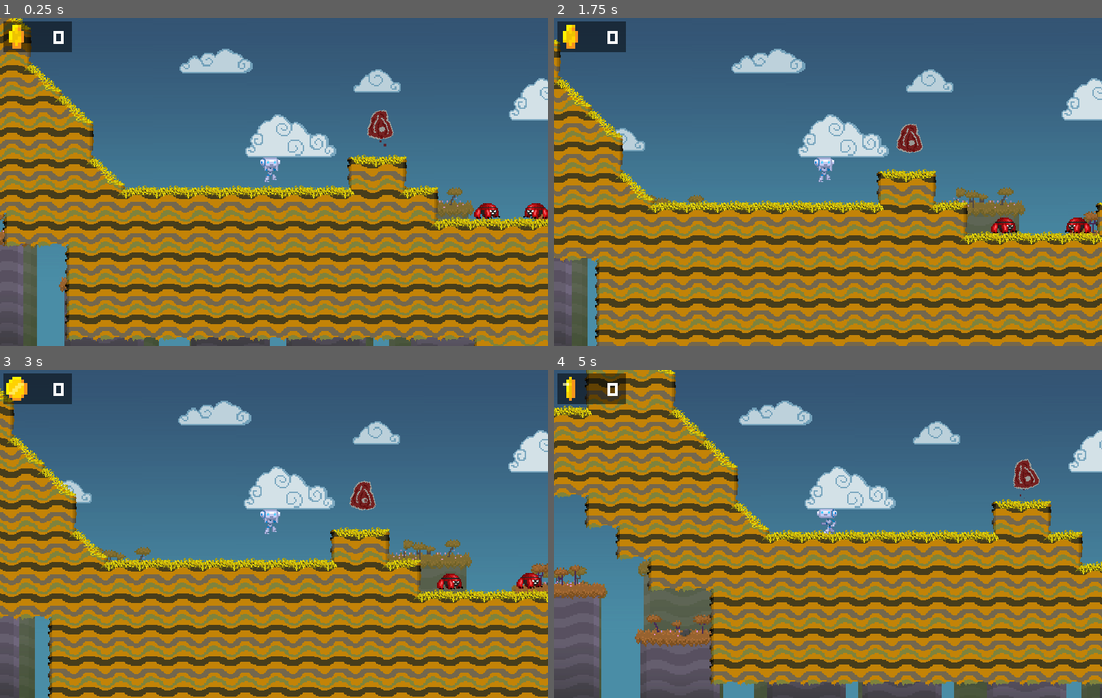
Above: before the commit, frames 1-4 (two rows, left to right).
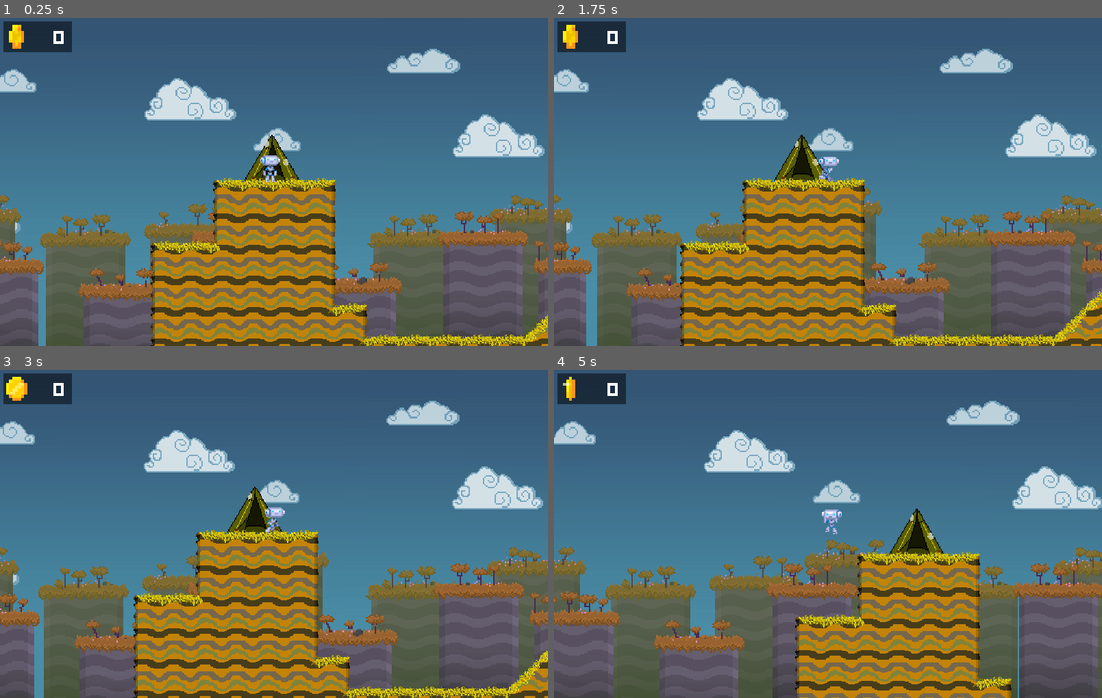
Above: after the commit, the same moments.

Repository: fr4nt1x/project_heart
Game: Godot game, scene res://src/Main/Game.tscn
The game is run twice, just before and just after one commit, with the same random seed, the same clock (stepped at 60 frames per second) and the same inputs.
Inputs:
- Up to frame 1 (0.25 s): no input
- Up to frame 2 (1.75 s): hold Tab (splitscreen) 0.53-1.28 s; hold Right (move_right) from 0.53 s (still down); tap Up (jump) at 0.77, 1.52 s; tap Enter at 1.25 s; tap Space (shoot) at 1.35 s; tap Tab (splitscreen) at 1.55 s
- Up to frame 3 (3 s): release Right (move_right) at 2.03 s; hold Left (move_left) 2.03-2.78 s; hold Tab (splitscreen) 2.03-2.78 s; tap Space (shoot) at 2.75 s; hold Right (move_right) from 2.78 s (still down); tap Tab (splitscreen) at 2.85 s
- Up to frame 4 (5 s): tap Up (jump) at 3.02, 3.77, 4.52 s; hold Tab (splitscreen) 3.53-4.28 s; tap Space (shoot) at 3.6 s; tap Enter at 4.25 s; release Right (move_right) at 4.28 s; hold Left (move_left) from 4.28 s (still down); tap Tab (splitscreen) at 4.35 s

The runs differ from the first frame. In frame 1, 57% of the frame differs, in the area x 0-100%, y 0-100%; in frame 2, 54%; in frame 3, 51%; in frame 4, 62%.
Error in both runs: Attempt to call function 'connect' in base 'null instance' on a null instance. (res://src/UserInterface/CoinsCounter.gd:14)

Commit message:
add tent

Diff:
--- /dev/null
+++ b/src/Level/Tent.tscn
@@ -0,0 +1,8 @@
+[gd_scene load_steps=2 format=2]
+
+[ext_resource path="res://assets/art/player/tent.png" type="Texture" id=1]
+
+[node name="Node2D" type="Node2D"]
+
+[node name="Sprite" type="Sprite" parent="."]
+texture = ExtResource( 1 )
--- a/src/Main/Game.tscn
+++ b/src/Main/Game.tscn
@@ -1,10 +1,11 @@
-[gd_scene load_steps=6 format=2]
+[gd_scene load_steps=7 format=2]
 
 [ext_resource path="res://src/UserInterface/PauseMenu.tscn" type="PackedScene" id=1]
 [ext_resource path="res://src/Main/Game.gd" type="Script" id=2]
 [ext_resource path="res://src/Level/Level.tscn" type="PackedScene" id=3]
 [ext_resource path="res://src/Actors/Player.tscn" type="PackedScene" id=4]
 [ext_resource path="res://src/UserInterface/CoinsCounter.tscn" type="PackedScene" id=5]
+[ext_resource path="res://src/Level/Tent.tscn" type="PackedScene" id=6]
 
 [node name="Game" type="Node"]
 pause_mode = 2
@@ -14,7 +15,11 @@
 position = Vector2( 14, 0 )
 
 [node name="Player" parent="Level" instance=ExtResource( 4 )]
-position = Vector2( 2166, 738 )
+position = Vector2( -1377, 450 )
+
+[node name="Node2D" parent="Level" instance=ExtResource( 6 )]
+show_behind_parent = true
+position = Vector2( -1379, 419 )
 
 [node name="InterfaceLayer" type="CanvasLayer" parent="."]
 layer = 100
Binary file added: assets/art/player/tent.png
Not shown, added: assets/art/player/tent.png.import
Not shown, added: assets/art/player/tent.piskel
